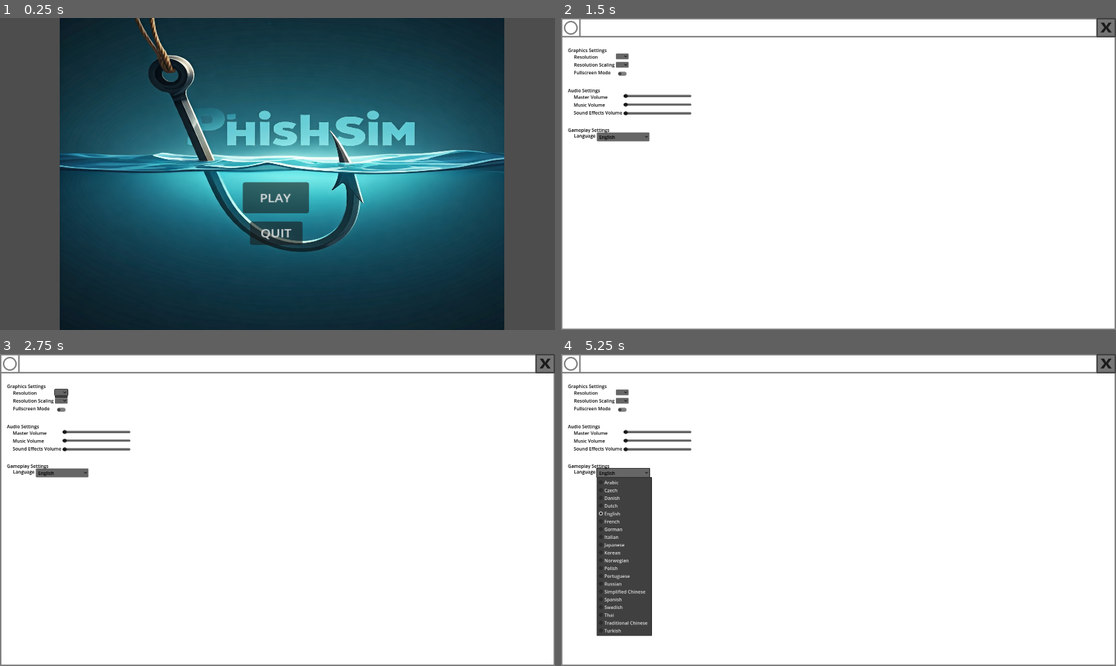
Above: before the commit, frames 1-4 (two rows, left to right).
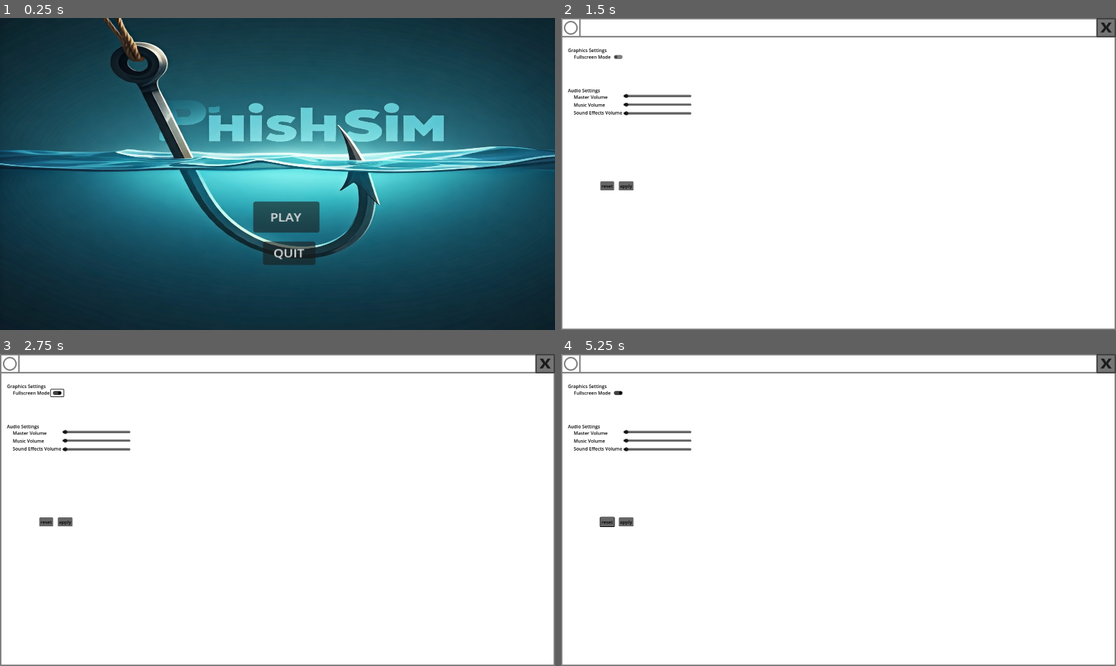
Above: after the commit, the same moments.

Repository: Bulaong-RuznielM/PhishSim---ANZUELO
Game: Godot game, scene res://SCENES/Main/menu.tscn
Two runs of this game, one before a commit and one after it. Both use one fixed random seed, a clock stepped at 60 frames per second and the inputs below. Sound files missing from this copy of the repository are replaced by a short silence.
Inputs (mouse positions are in pixels of both pictures, inside the frame that each line leads up to):
- Up to frame 1 (0.25 s): no input
- Up to frame 2 (1.5 s): click "PLAY" at 0.5 s; click (966, 214) at 1.25 s
- Up to frame 3 (2.75 s): click (61, 391) at 2.02 s
- Up to frame 4 (5.25 s): click (622, 400) at 2.77 s; click (627, 522) at 3.5 s, where only the run after the commit has a clickable "apply"; click (605, 522) at 4.25 s, where only the run after the commit has a clickable "reset"; click (622, 472) at 5 s, where only the run before the commit has a clickable "English"

The runs differ from the first frame. In frame 1, 41% of the frame differs, in the area x 0-100%, y 0-100%; in frame 2, 0.8%; in frame 3, 0.9%; in frame 4, 5.8%.
Error before the commit: Invalid assignment of property or key 'value' with value of type 'float' on a base object of type 'null instance'. (res://Scripts/setting.gd:8)

Commit message:
Get rid of the not needed

Diff:
--- a/SCENES/Main/Setting.tscn
+++ b/SCENES/Main/Setting.tscn
@@ -49,14 +49,6 @@
 [node name="GraphicsSettings" type="VBoxContainer" parent="GridContainer/DummyLabel/GraphicsSettingsLabel/HBoxContainer"]
 layout_mode = 2
 
-[node name="ResolutionLabel" type="Label" parent="GridContainer/DummyLabel/GraphicsSettingsLabel/HBoxContainer/GraphicsSettings"]
-layout_mode = 2
-text = "Resolution"
-
-[node name="ResolutionScalingLabel" type="Label" parent="GridContainer/DummyLabel/GraphicsSettingsLabel/HBoxContainer/GraphicsSettings"]
-layout_mode = 2
-text = "Resolution Scaling"
-
 [node name="FullscreenModeLabel" type="Label" parent="GridContainer/DummyLabel/GraphicsSettingsLabel/HBoxContainer/GraphicsSettings"]
 layout_mode = 2
 text = "Fullscreen Mode"
@@ -64,12 +56,6 @@
 [node name="GraphicsSettingsOptions" type="VBoxContainer" parent="GridContainer/DummyLabel/GraphicsSettingsLabel/HBoxContainer"]
 layout_mode = 2
 theme_override_constants/separation = 9
-
-[node name="ResolutionOptionButton" type="OptionButton" parent="GridContainer/DummyLabel/GraphicsSettingsLabel/HBoxContainer/GraphicsSettingsOptions"]
-layout_mode = 2
-
-[node name="ResolutionScalingOptionButton" type="OptionButton" parent="GridContainer/DummyLabel/GraphicsSettingsLabel/HBoxContainer/GraphicsSettingsOptions"]
-layout_mode = 2
 
 [node name="FullscreenModeCheckButton" type="CheckButton" parent="GridContainer/DummyLabel/GraphicsSettingsLabel/HBoxContainer/GraphicsSettingsOptions"]
 layout_mode = 2
@@ -110,42 +96,34 @@
 theme_override_constants/separation = 14
 
 [node name="MasterVolumeHSlider" type="HSlider" parent="GridContainer/DummyLabel/AudioSettingsLabel/HBoxContainer/VBoxContainer2"]
+unique_name_in_owner = true
 layout_mode = 2
 
 [node name="MusicVolumeHSlider" type="HSlider" parent="GridContainer/DummyLabel/AudioSettingsLabel/HBoxContainer/VBoxContainer2"]
+unique_name_in_owner = true
 layout_mode = 2
 
 [node name="SoundEffectsVolumeHSlider" type="HSlider" parent="GridContainer/DummyLabel/AudioSettingsLabel/HBoxContainer/VBoxContainer2"]
-layout_mode = 2
-
-[node name="GameplaySettingsLabel" type="Label" parent="GridContainer/DummyLabel"]
-layout_mode = 0
-offset_left = 24.0
-offset_top = 376.0
-offset_right = 168.0
-offset_bottom = 399.0
-text = "Gameplay Settings"
-
-[node name="HBoxContainer" type="HBoxContainer" parent="GridContainer/DummyLabel/GameplaySettingsLabel"]
-layout_mode = 0
-offset_left = 21.0
-offset_top = 20.0
-offset_right = 132.0
-offset_bottom = 60.0
-
-[node name="VBoxContainer" type="VBoxContainer" parent="GridContainer/DummyLabel/GameplaySettingsLabel/HBoxContainer"]
-layout_mode = 2
-
-[node name="LanguageLabel" type="Label" parent="GridContainer/DummyLabel/GameplaySettingsLabel/HBoxContainer/VBoxContainer"]
-layout_mode = 2
-text = "Language"
-
-[node name="VBoxContainer2" type="VBoxContainer" parent="GridContainer/DummyLabel/GameplaySettingsLabel/HBoxContainer"]
-layout_mode = 2
-theme_override_constants/separation = 9
-
-[node name="LanguageSelectionOptionButton" type="OptionButton" parent="GridContainer/DummyLabel/GameplaySettingsLabel/HBoxContainer/VBoxContainer2"]
 unique_name_in_owner = true
 layout_mode = 2
 
+[node name="DummyLabel2" type="Label" parent="GridContainer"]
+layout_mode = 2
+
+[node name="Button" type="Button" parent="GridContainer/DummyLabel2"]
+layout_mode = 0
+offset_left = 200.0
+offset_top = 539.0
+offset_right = 251.0
+offset_bottom = 570.0
+text = "apply"
+
+[node name="Button2" type="Button" parent="GridContainer/DummyLabel2"]
+layout_mode = 0
+offset_left = 136.0
+offset_top = 539.0
+offset_right = 184.0
+offset_bottom = 570.0
+text = "reset"
+
 [connection signal="pressed" from="EXIT_SETTING" to="." method="_on_exit_setting_pressed"]
--- a/SCENES/Main/menu.tscn
+++ b/SCENES/Main/menu.tscn
@@ -17,8 +17,8 @@
 script = ExtResource("1_hv4x7")
 
 [node name="MainMenuBackground" type="Sprite2D" parent="."]
-position = Vector2(5.72633, -2.93435)
-scale = Vector2(0.268771, 0.244802)
+position = Vector2(0.357888, -5.03031)
+scale = Vector2(0.336576, 0.269569)
 texture = ExtResource("2_6avso")
 
 [node name="GameTitle" type="Label" parent="."]
@@ -54,20 +54,20 @@
 anchor_top = 0.5
 anchor_right = 0.5
 anchor_bottom = 0.5
-offset_left = -62.9475
-offset_top = -8.26262
-offset_right = 19.0525
-offset_bottom = 36.7374
+offset_left = -50.0632
+offset_top = 19.8233
+offset_right = 31.9368
+offset_bottom = 64.8233
 grow_horizontal = 2
 grow_vertical = 2
 text = "PLAY"
 
 [node name="EXIT" type="Button" parent="Control"]
 layout_mode = 2
-offset_left = -34.358
-offset_top = 68.7475
-offset_right = 30.642
-offset_bottom = 102.748
+offset_left = -17.5369
+offset_top = 98.091
+offset_right = 47.4631
+offset_bottom = 132.092
 text = "QUIT"
 
 [connection signal="finished" from="MainMenuMusic" to="." method="_on_main_menu_music_finished"]
--- a/SCENES/Main/upgrades.tscn
+++ b/SCENES/Main/upgrades.tscn
@@ -319,8 +319,6 @@
 theme_override_colors/font_color = Color(0, 0, 0, 1)
 theme_override_colors/font_shadow_color = Color(0, 0, 0, 1)
 theme_override_font_sizes/font_size = 54
-text = "Pop-up Ads: Now Less Intrusive
-"
 vertical_alignment = 3
 autowrap_mode = 2
 justification_flags = 235
@@ -334,8 +332,6 @@
 theme_override_colors/font_color = Color(0, 0, 0, 1)
 theme_override_colors/font_shadow_color = Color(0, 0, 0, 1)
 theme_override_font_sizes/font_size = 50
-text = "
-Grants immunity to certain types of phishing attacks for a limited time."
 autowrap_mode = 3
 
 [connection signal="pressed" from="EXIT" to="." method="_on_exit_pressed"]
--- a/Scripts/Data/setting.json
+++ b/Scripts/Data/setting.json
@@ -1,9 +1,7 @@
 {
 	"user" : {
 		"display" : {
-			"resolution": "1280x720",
-			"resolutionscal": "1280x720",
-			"fullscreen": false,
+			"fullscreen": false
 		},
 		"audio" : {
 			"master_volume": 0.00,
@@ -16,9 +14,7 @@
 	},
 	"defualt" : {
 		"display" : {
-			"resolution": "1280x720",
-			"resolutionscal": "1280x720",
-			"fullscreen": false,
+			"fullscreen": false
 		},
 		"audio" : {
 			"master_volume": 0.00,
--- a/Scripts/setting.gd
+++ b/Scripts/setting.gd
@@ -4,93 +4,9 @@
 var language_file_path = "res://Scripts/Data/Language.json"
 
 func _ready():
-	setup_all()
 	%MasterVolumeHSlider.value = db_to_linear(AudioServer.get_bus_volume_db(0))
 	%MusicVolumeHSlider.value = db_to_linear(AudioServer.get_bus_volume_db(1))
 	%SoundEffectsVolumeHSlider.value = db_to_linear(AudioServer.get_bus_volume_db(2))
-
-# Function to load resolutions from the file
-func load_resolutions_from_file() -> Array:
-	var file = FileAccess.open(language_file_path, FileAccess.READ)
-	if file:
-		var json_string = file.get_as_text()
-		file.close()
-
-		var json = JSON.parse_string(json_string)
-		if typeof(json) == TYPE_DICTIONARY and json.has("Resolution"):  # Checking one main key to confirm structure
-			return json["Resolution"]
-		else:
-			print("Error: Resolution data missing or unexpected format.")
-	return []
-
-# Function to load resolution scales from the file
-func load_resolution_scales_from_file() -> Array:
-	var file = FileAccess.open(language_file_path, FileAccess.READ)
-	if file:
-		var json_string = file.get_as_text()
-		file.close()
-
-		var json = JSON.parse_string(json_string)
-		if typeof(json) == TYPE_DICTIONARY and json.has("ResolutionScal"):  # Checking one main key to confirm structure
-			return json["ResolutionScal"]
-		else:
-			print("Error: Resolution scale data missing or unexpected format.")
-	return []
-
-func load_languages_from_file() -> Array:
-	var file = FileAccess.open(language_file_path, FileAccess.READ)
-	if file:
-		var json_string = file.get_as_text()
-		file.close()
-
-		var json = JSON.parse_string(json_string)
-		if typeof(json) == TYPE_DICTIONARY and json.has(Global.load_language_from_settings()):  # Checking one main key to confirm structure
-			return json[Global.load_language_from_settings()]["setting"]["gameplay"]["languages"]
-		else:
-			print("Error: Language data missing or unexpected format.")
-	return []
-
-# Setup OptionButton with language options and select saved language
-func setup_language_options():
-	var option_button = %LanguageSelectionOptionButton
-
-	var languages = load_languages_from_file()
-	for language in languages:
-		option_button.add_item(language)
-
-	var saved_language = Global.load_language_from_settings()
-	var language_index = languages.find(saved_language)
-	if language_index != -1:
-		option_button.select(language_index)
-
-func setup_resolution_option():
-	var option_button = %ResolutionOptionButton
-
-	var resolutions =  load_resolutions_from_file()
-	for resolution in resolutions:
-		option_button.add_item(resolution)
-
-	var saved_resolutions = Global.load_resolution_from_settings()
-	var resolutions_index = resolutions.find(saved_resolutions)
-	if resolutions_index != -1:
-		option_button.select(saved_resolutions)
-
-func setup_resolution_scales_option():
-	var option_button = %ResolutionScalingOptionButton
-
-	var resolutionscals =  load_resolution_scales_from_file()
-	for resolutionscal in resolutionscals:
-		option_button.add_item(resolutionscal)
-
-	var saved_resolutionscals = Global.load_resolution_scales_from_settings()
-	var resolutionscals_index = resolutionscals.find(saved_resolutionscals)
-	if resolutionscals_index != -1:
-		option_button.select(saved_resolutionscals)
-
-func setup_all():
-	setup_language_options()
-	#setup_resolution_option()
-	#setup_resolution_scales_option()
 
 func _on_exit_setting_pressed() -> void:
 	get_tree().change_scene_to_file("res://SCENES/Main/Game.tscn")
--- a/Scripts/upgrade_info.gd
+++ b/Scripts/upgrade_info.gd
@@ -16,7 +16,7 @@
 		file.close()
 
 		var json = JSON.parse_string(json_string)
-		if typeof(json) == TYPE_DICTIONARY and json.has(Global.load_language_from_settings()):
+		if typeof(json) == TYPE_DICTIONARY and json.has("English"):
 			var language_data = json[Global.load_language_from_settings()]
 			if language_data.has("upgrade") and language_data["upgrade"].has(card):
 				return language_data["upgrade"][card]
